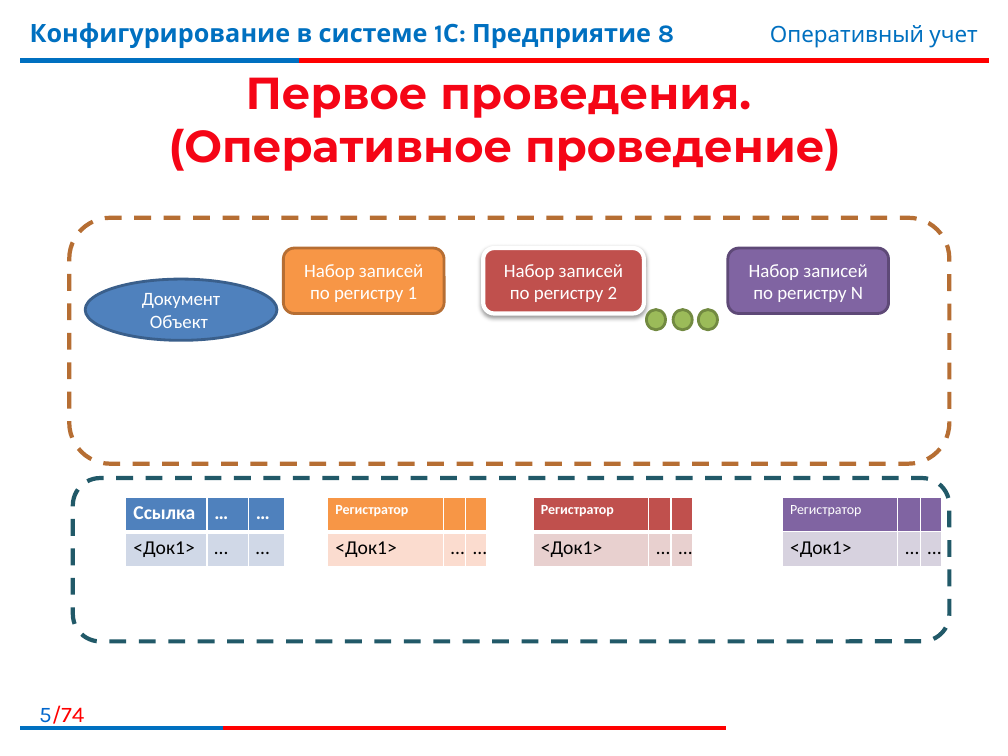
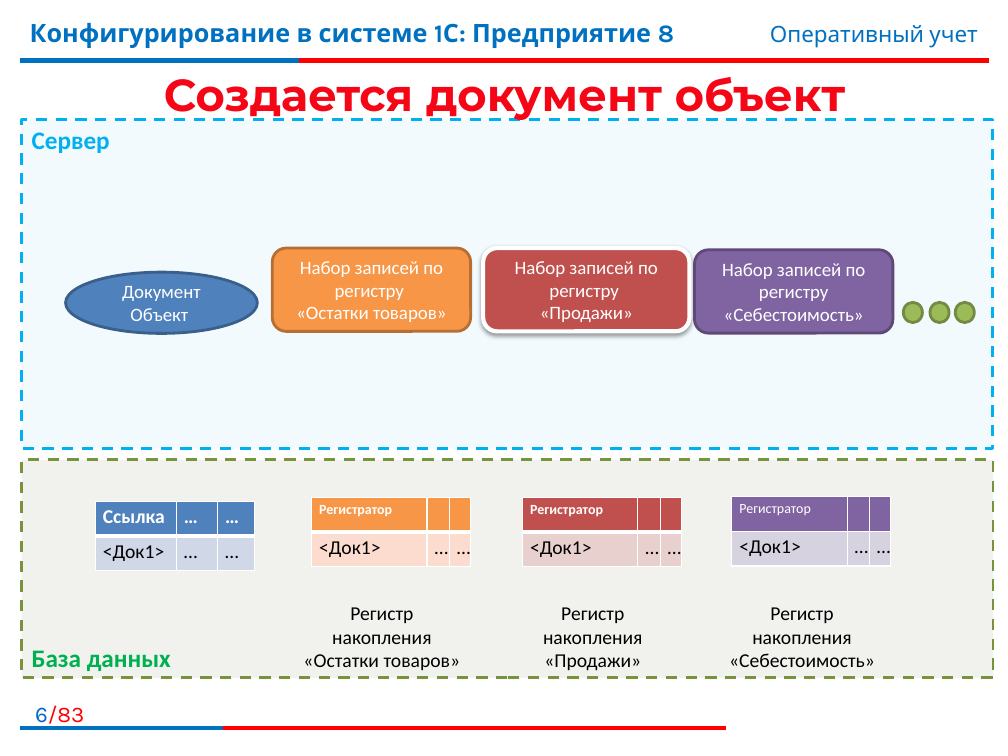
Before and after one commit to bestteacher-1c/documents_compl_kurs, a slide deck: slide 6 of Занятие_10/Иллюстрации_10.pptx (slide 5 before the commit). Drawn at 1008x756 pixels with LibreOffice and Linux fonts; fonts in the diff are those of the drawing; background and template pictures are left out. Boxes give left, top, right and bottom in pixels: in the first picture for what was removed or moved away, otherwise in the second. Text is boxed around its words. In the diff, an @@ line names an element or a change of style, - is before the commit and + after.

```diff
--- a/Занятие_10/Иллюстрации_10.pptx
+++ b/Занятие_10/Иллюстрации_10.pptx
@@ title added at (164,77,846,121), 32 pt, text gradient #F50516 to #C00000, bold @@
+Создается документ объект
@@ title removed at (169,77,841,171) @@
-Первое проведения.
-(Оперативное проведение)
@@ rectangle added at (21,120,993,449), fill #00B0F0 at 5% opacity, outline #00B0F0 2 pt dashed, 18 pt, text #00B0F0, bold @@
+Сервер
@@ rounded rectangle removed at (70,218,950,464) @@
@@ rounded rectangle "Набор записей по регистру «Остатки ...": place and size @@
-rounded rectangle "Набор записей по регистру «Остатки ..." at (283,248,444,313)
+rounded rectangle "Набор записей по регистру «Остатки ..." at (272,248,471,332)
@@ text in rounded rectangle at (296,261,447,322): text changed @@
-Набор записей по регистру 1
+Набор записей по регистру
+«Остатки товаров»
@@ rounded rectangle "Набор записей по регистру «Продажи»": place and size @@
-rounded rectangle "Набор записей по регистру «Продажи»" at (483,248,643,313)
+rounded rectangle "Набор записей по регистру «Продажи»" at (483,248,689,332)
@@ text in rounded rectangle at (515,261,658,322): text changed @@
-Набор записей по регистру 2
+Набор записей по регистру
+«Продажи»
@@ rounded rectangle "Набор записей по регистру «Себестоимость»": place and size @@
-rounded rectangle "Набор записей по регистру «Себестоимость»" at (728,248,888,313)
+rounded rectangle "Набор записей по регистру «Себестоимость»" at (695,250,893,334)
@@ text in rounded rectangle at (722,263,866,321): text changed @@
-Набор записей по регистру N
+Набор записей по регистру
+«Себестоимость»
@@ ellipse "Документ Объект": place and size @@
-ellipse "Документ Объект" at (85,279,276,341)
+ellipse "Документ Объект" at (66,272,257,334)
@@ ellipse: place and size @@
-ellipse at (699,309,718,330)
+ellipse at (903,302,922,323)
@@ ellipse: place and size @@
-ellipse at (673,309,692,330)
+ellipse at (930,302,950,323)
@@ ellipse: place and size @@
-ellipse at (646,309,665,330)
+ellipse at (956,302,975,323)
@@ rectangle added at (21,460,993,677), fill #4F6228 at 8% opacity, outline #77933C 2 pt dashed, 18 pt, text #00B050, bold @@
+База данных
@@ rounded rectangle removed at (73,478,950,641) @@
@@ table: place and size @@
-table at (126,497,284,566)
+table at (95,501,253,571)
@@ table: place and size @@
-table at (328,497,486,566)
+table at (311,497,470,566)
@@ table: place and size @@
-table at (533,497,691,566)
+table at (522,497,680,566)
@@ table: place and size @@
-table at (782,497,940,566)
+table at (732,497,890,566)
@@ text added at (303,607,461,670), 14 pt, text #000000 @@
+Регистр накопления «Остатки товаров»
@@ text added at (543,607,642,671), 14 pt, text #000000 @@
+Регистр накопления «Продажи»
@@ text added at (729,607,875,667), 14 pt, text #000000 @@
+Регистр накопления «Себестоимость»
@@ page number at (35,705,84,729): text changed @@
-5/74
+6/83
```
Also in this commit, not shown: 31 other slides changed, 10 slides added, 1 slide removed, 1 other file.
